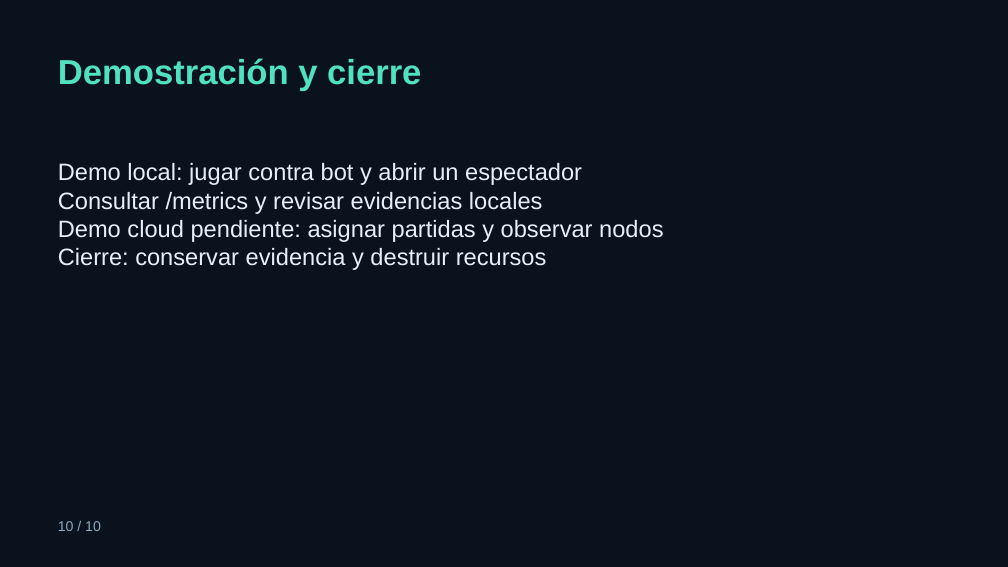
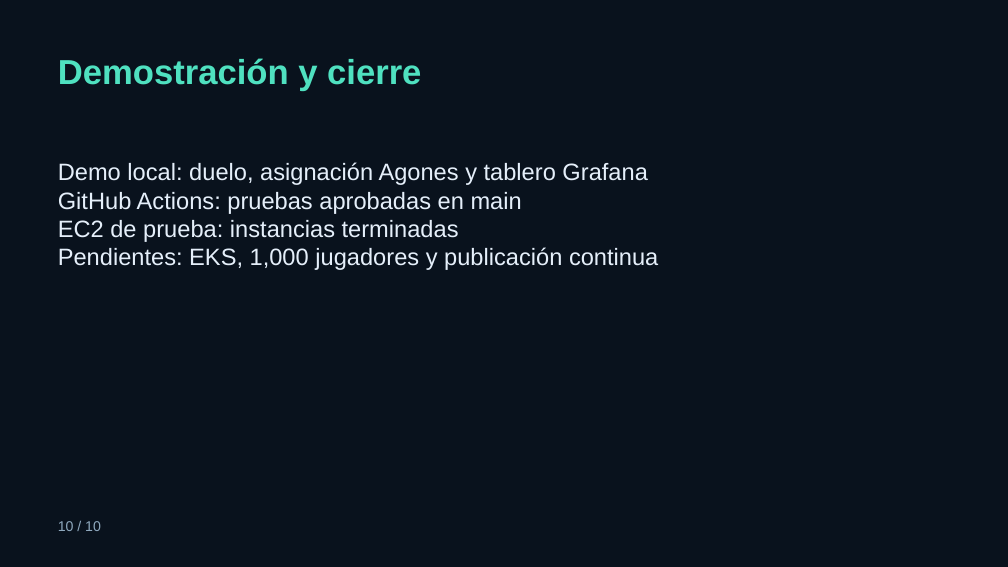
Before and after one commit to luishinojosacorona123-spec/bloques-arena, a slide deck: slide 10 of docs/Presentacion.pptx. Drawn at 1008x567 pixels with LibreOffice and Linux fonts; fonts in the diff are those of the drawing. Boxes give left, top, right and bottom in pixels: in the first picture for what was removed or moved away, otherwise in the second. Text is boxed around its words. In the diff, an @@ line names an element or a change of style, - is before the commit and + after.

```diff
--- a/docs/Presentacion.pptx
+++ b/docs/Presentacion.pptx
@@ text at [58, 162, 658, 270]: text changed @@
-Demo local: jugar contra bot y abrir un espectador
-Consultar /metrics y revisar evidencias locales
-Demo cloud pendiente: asignar partidas y observar nodos
-Cierre: conservar evidencia y destruir recursos
+Demo local: duelo, asignación Agones y tablero Grafana
+GitHub Actions: pruebas aprobadas en main
+EC2 de prueba: instancias terminadas
+Pendientes: EKS, 1,000 jugadores y publicación continua
```
Also in this commit, not shown: 2 other slides changed, 4 other files.
